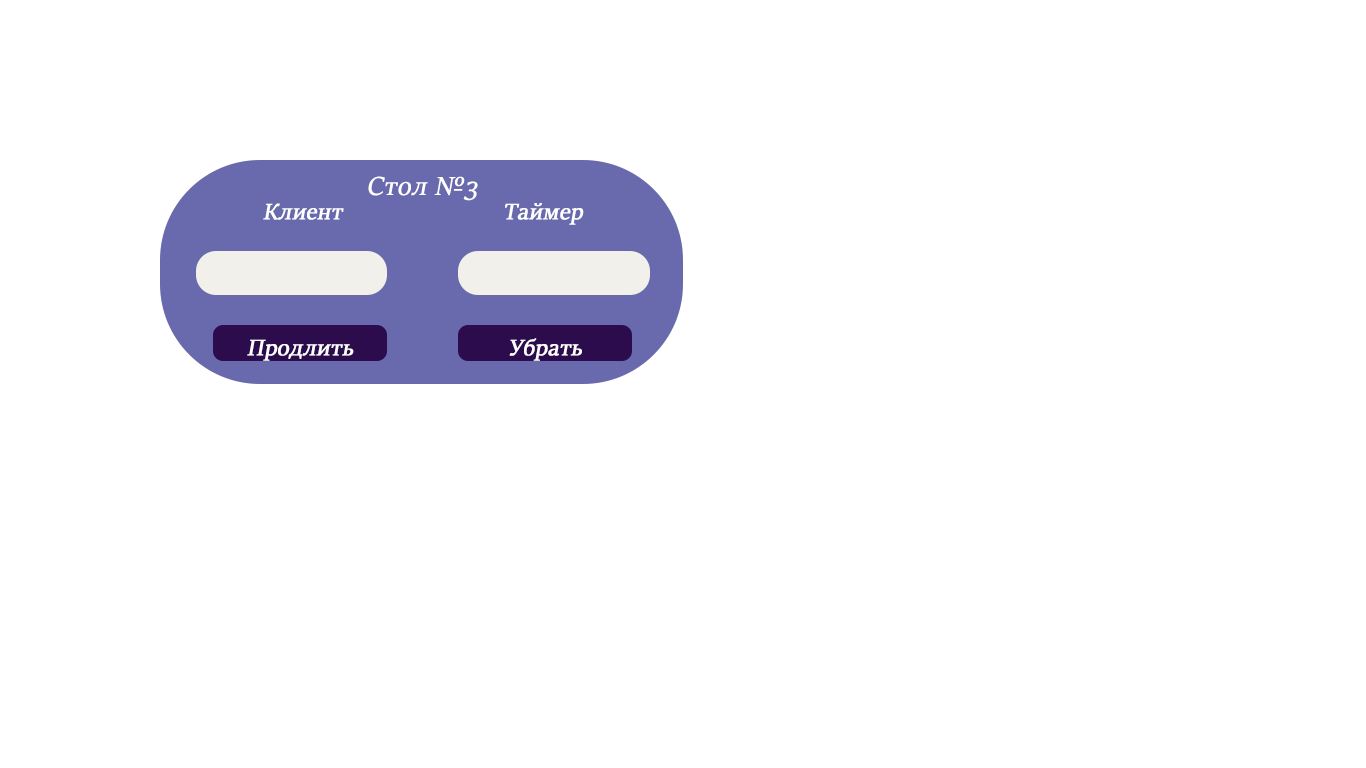
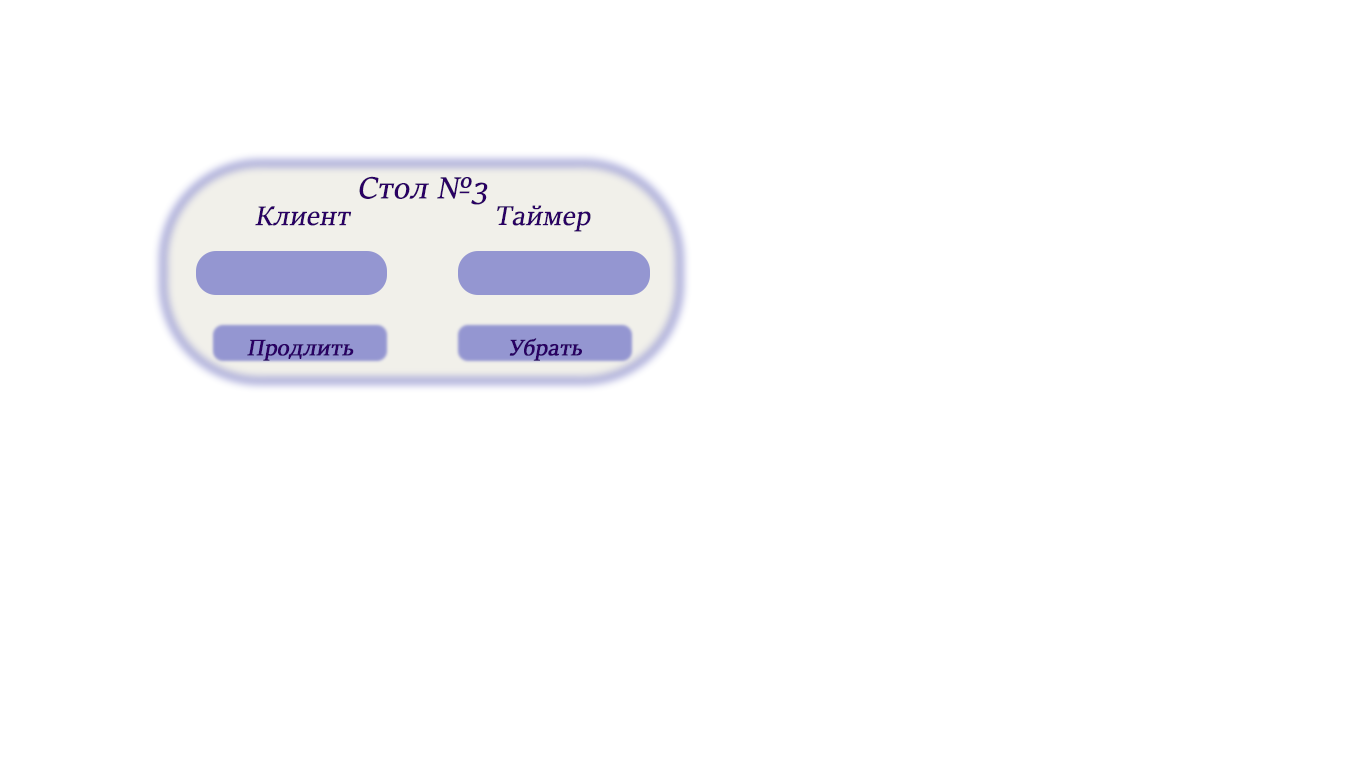
Layers edited between the first and the second 1366x768 image:
painted on "Клиент" over bbox(255, 203, 352, 226)
painted on "Таймер" over bbox(497, 203, 591, 232)
painted on "Стол №3" over bbox(359, 176, 488, 205)
painted on "Прямоугольник, скругл. углы 1" over bbox(196, 251, 650, 295)
painted on "Продлить" over bbox(247, 339, 354, 361)
painted on "Убрать" over bbox(509, 338, 582, 361)
painted on "Прямоугольник, скругл. углы 2", masked it over bbox(213, 325, 632, 361)
painted on "Прямоугольник 7", masked it over bbox(160, 160, 683, 384)
